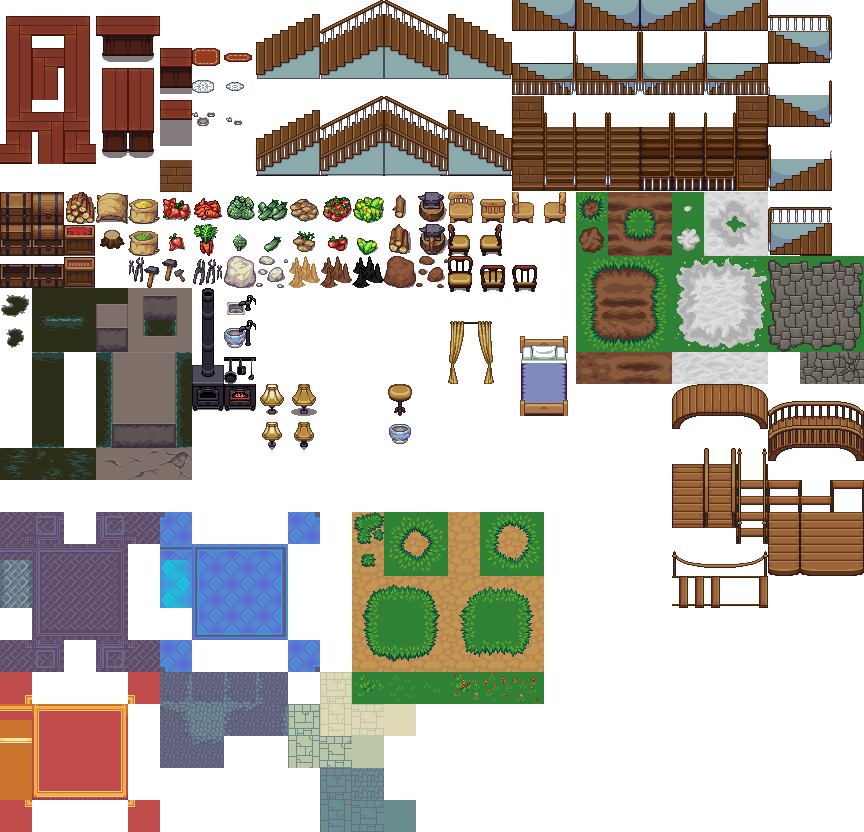
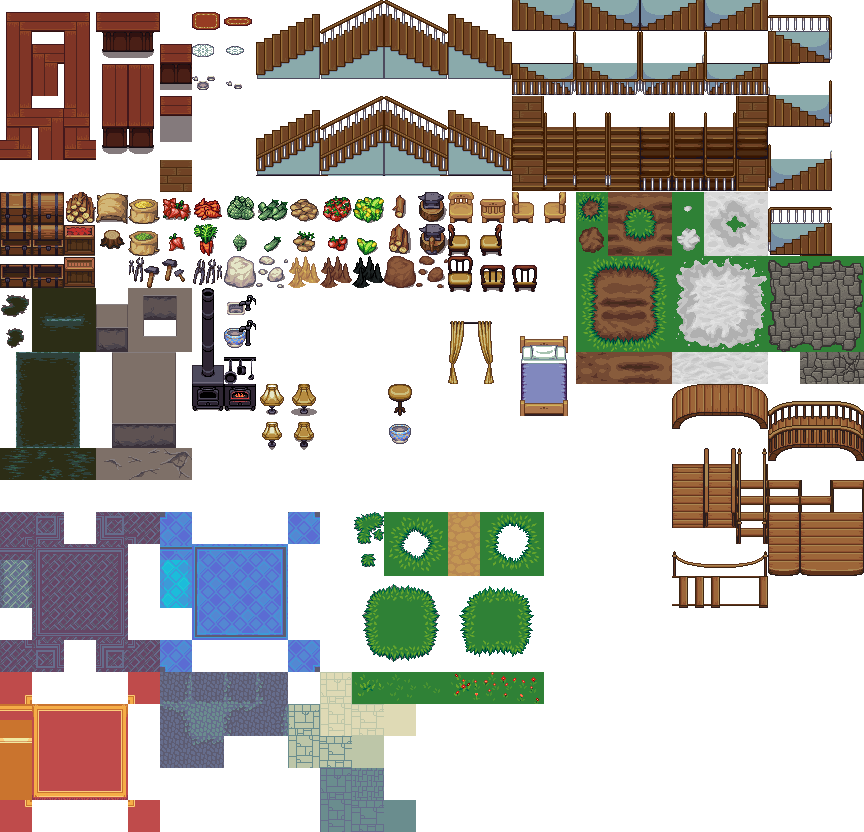
Layers edited between the first and the second 864 × 832 image:
painted on "lpc.png" over [left=0, top=12, right=544, bottom=672]
